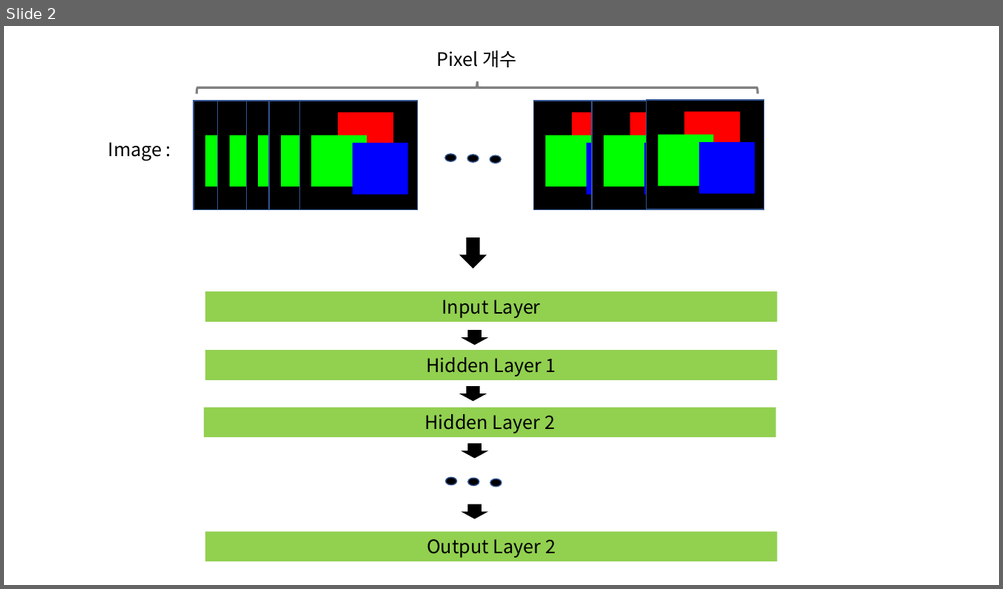
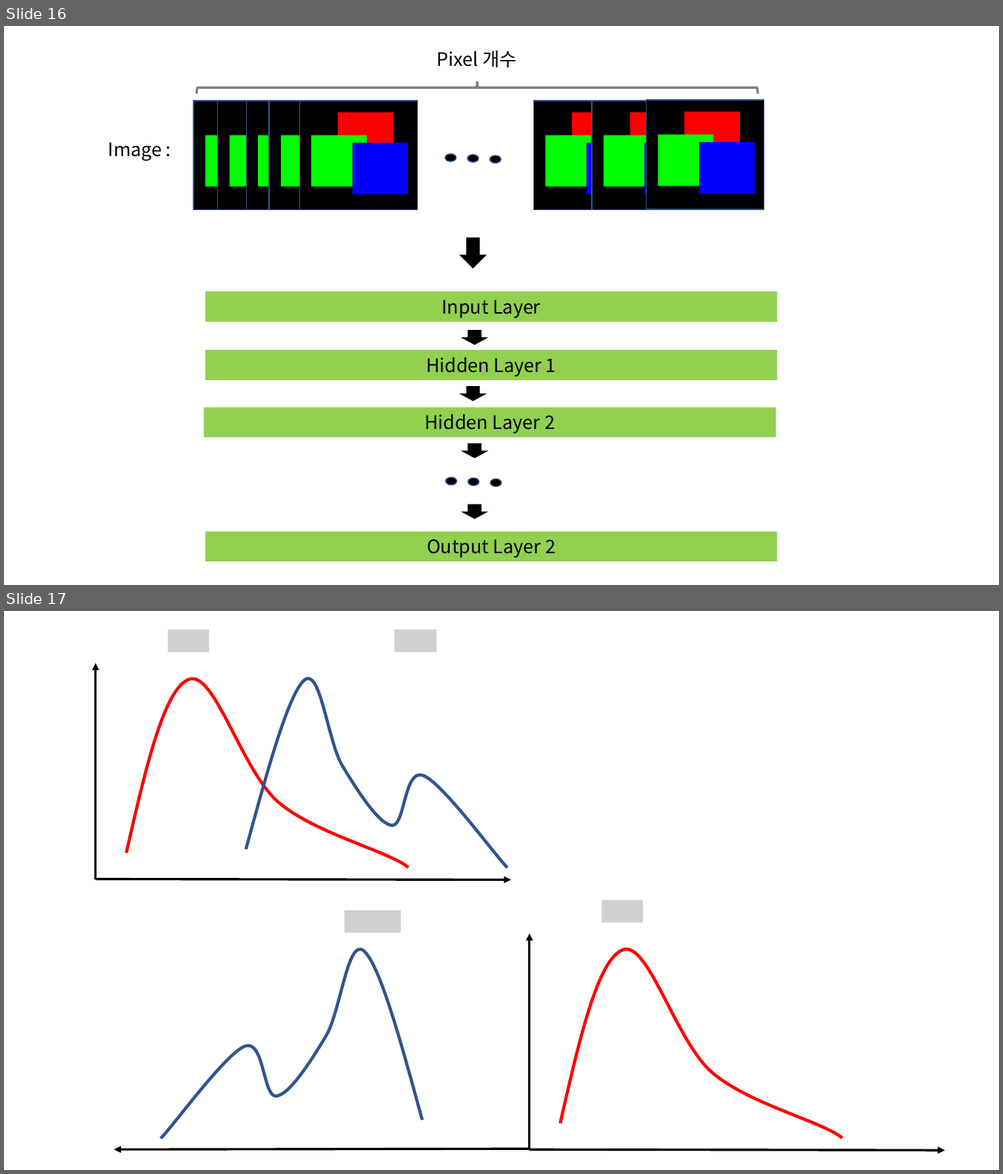
Before and after one commit to bn3monkey/MachineLearning, a slide deck: CNN/CNN.pptx. Shown one above the other, each under a label of ours: slide 2 before the commit, slides 16 and 17 after it. The pictures are 1003x589 and 1003x1174 pixels, drawn with LibreOffice and Linux fonts; fonts in the diff are those of the drawing; grey boxes stand for pictures. Boxes give left, top, right and bottom in pixels: in the first picture for what was removed or moved away, otherwise in the second. Text is boxed around its words. In the diff, an @@ line names an element or a change of style, - is before the commit and + after.

```diff
--- a/CNN/CNN.pptx
+++ b/CNN/CNN.pptx
@@ slide 17 added at [4,611,999,1170], background #FFFFFF @@
@@ picture added at [168,629,209,652] @@
@@ picture added at [394,629,436,652] @@
@@ arrow added from (96, 880) to (96, 664), #000000 2.25 pt @@
@@ freeform shape added at [126,679,408,868], outline #FF0000 3 pt @@
@@ freeform shape added at [246,679,507,869], outline #325491 3 pt @@
@@ arrow added from (96, 880) to (511, 880), #000000 2.25 pt @@
@@ picture added at [344,910,400,933] @@
@@ picture added at [602,900,643,923] @@
@@ arrow added from (529, 1150) to (529, 934), #000000 2.25 pt @@
@@ freeform shape added at [161,950,422,1139], outline #325491 3 pt @@
@@ freeform shape added at [560,950,842,1139], outline #FF0000 3 pt @@
@@ arrow added from (529, 1149) to (114, 1150), #000000 2.25 pt @@
@@ arrow added from (529, 1150) to (945, 1150), #000000 2.25 pt @@
@@ what was slide 2 is now slide 16 @@
```
Also in this commit, not shown: 1 slide changed, 16 other slides added, 23 other files.
